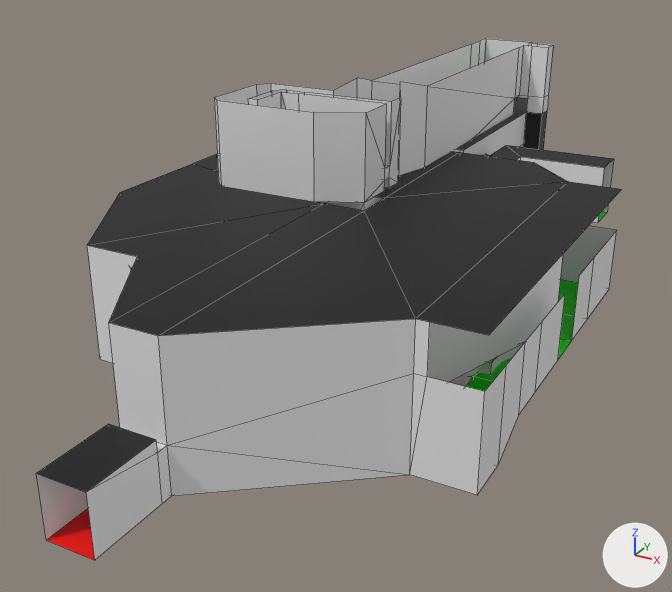
Before and after pictures for a commit that changed the Blender file Voronomir/Assets/Modelos/Mundos/M1E1/M1E1.blend.
Before and after are seen from a 50 mm lens placed at (36.8, -70.4, 37.6), pointed at (-2.3, 0.7, 2.0). The axes (+X, +Y, +Z) are drawn at lower right. The lights are the same throughout. Mesh edges are drawn as thin lines. The same objects are shown in both versions, whatever each file hides.

Objects in the first picture: 'Sala1', 'Sala3', 'Sala4', 'TechoSala1', 'TechoSala3'.
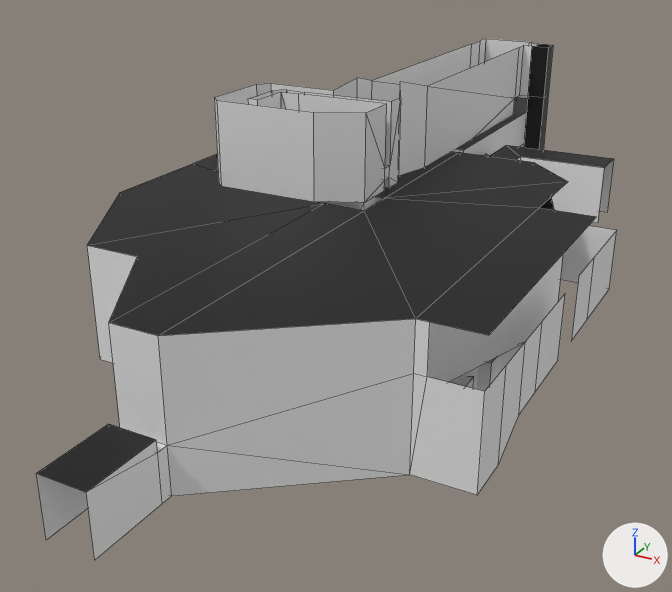
Where the change shows, as pixel boxes (x1, y1, x2, y2) in the pictures (672 x 592 px; the box of a moved part takes in the faces that stretch with it):
'TechoSala1', reshaped: before (37, 97, 621, 492); after (37, 97, 596, 492)
'Sala3', reshaped: before (130, 157, 614, 387); after (427, 157, 614, 389)
part 1 of me_sala1, deleted: before (47, 280, 578, 560)
part 2 of me_sala3, cut back: before (130, 211, 607, 272)
part 3 of me_sala4, cut back: (524, 95, 548, 150) in both
part 4 of me_sala4, recoloured (white to black): (528, 44, 553, 97) in both
part 5 of me_techosala1, moved or reshaped: before (364, 182, 621, 335); after (364, 182, 596, 335)

What changed in the scene script:
```text
Change me_sala1:
    used by ob_sala1; location = (0.0, 0.0, 0.0)
    remove me_sala1.from_pydata(...)  # 137 vertices, 147 faces; spans x -20.0..20.0, y -37.5..50.0, z 0.0..12.0
    add me_sala1.from_pydata(...)  # 121 vertices, 77 faces; spans x -20.0..20.0, y -37.5..50.0, z 0.0..12.0
    me_sala1 part 1
    16 vertices are removed from x -15.0..15.0, y -14.0..15.0, z 0.0..2.0
    70 faces are deleted
Change me_sala3:
    used by ob_sala3; location = (0.0, 0.0, 0.0)
    remove me_sala3.from_pydata(...)  # 92 vertices, 85 faces; spans x -19.0..19.0, y -23.0..29.0, z 0.0..11.0
    add me_sala3.from_pydata(...)  # 95 vertices, 60 faces; spans x -19.0..19.0, y -25.0..29.0, z 0.0..11.0
    me_sala3 part 2
    3 vertices are removed from x -5.0..5.0, y -23.0..0.0, z 0.0..4.0
    30 faces are deleted
    4 vertices move from x -5.0..5.0, y -23.0..-20.0, z 4.0..11.0 to x -6.0..6.0, y -22.0..-20.0, z 4.0..11.0
    6 vertices are added at (-5.0, -25.0, 4.0), (-5.0, -25.0, 11.0), (5.0, -25.0, 4.0), (5.0, -25.0, 11.0), (-6.0, -20.0, 4.0), (6.0, -20.0, 4.0)
    5 new faces join them
    remove me_sala3.materials.append(mat_piso0)  # red #ff0000
    remove me_sala3.materials.append(mat_piso1)  # green #00ff00
Change me_sala4:
    used by ob_sala4; location = (0.0, 0.0, 0.0)
    remove me_sala4.from_pydata(...)  # 108 vertices, 98 faces; spans x -14.0..6.0, y -6.0..45.0, z 0.0..21.0
    remove me_sala4.materials.append(mat_piso0)  # red #ff0000
    remove me_sala4.materials.append(mat_piso1)  # green #00ff00
    remove me_sala4.materials.append(mat_piso2)  # blue #0000ff
    add me_sala4.from_pydata(...)  # 104 vertices, 77 faces; spans x -14.0..6.0, y -6.0..45.0, z 0.0..21.0
    me_sala4 part 3
    4 vertices are removed from x 2.0..4.0, y 42.0..44.0, z 12.0
    25 faces are deleted
    4 new faces join them, mat_techo (black #000000)
    me_sala4 part 4: 3 faces spanning x 2.0..4.0, y 42.0..44.0, z 14.0..20.0 switch from mat_muro (white #e7e7e7) to mat_techo (black #000000)
Change me_techosala1:
    where me_techosala1.from_pydata(...)  # 29 vertices, 13 faces; spans x -20.0..20.0, y -37.5..50.0, z 5.0..12.0
    used by ob_techosala1; location = (0.0, 0.0, 0.0)
    verts and faces of me_techosala1; kept vertices keep their numbers, new ones are numbered from 29
    before: 17 (15.0, -20.0, 12.0) at pixel (415, 318), 18 (15.0, 15.0, 12.0) at pixel (568, 181), 23 (2.0, -2.0, 12.0) at pixel (364, 210), 26 (2.0, 2.0, 12.0) at pixel (384, 198), 27 (20.0, -20.0, 12.0) at pixel (488, 335)
    before: 28 (20.0, 15.0, 12.0) at pixel (621, 189)
    me_techosala1 part 5
    add delete_vertices([28])  # with the faces that use them
    add delete_faces([(17, 23, 26, 18)])
    add verts[29] = (15.0, 6.0, 12.0)  # pixel (539, 207)
    add verts[30] = (20.0, 6.0, 12.0)  # pixel (596, 216)
    add faces += [(18, 29, 26), (17, 29, 30, 27), (17, 23, 26, 29)]
```
